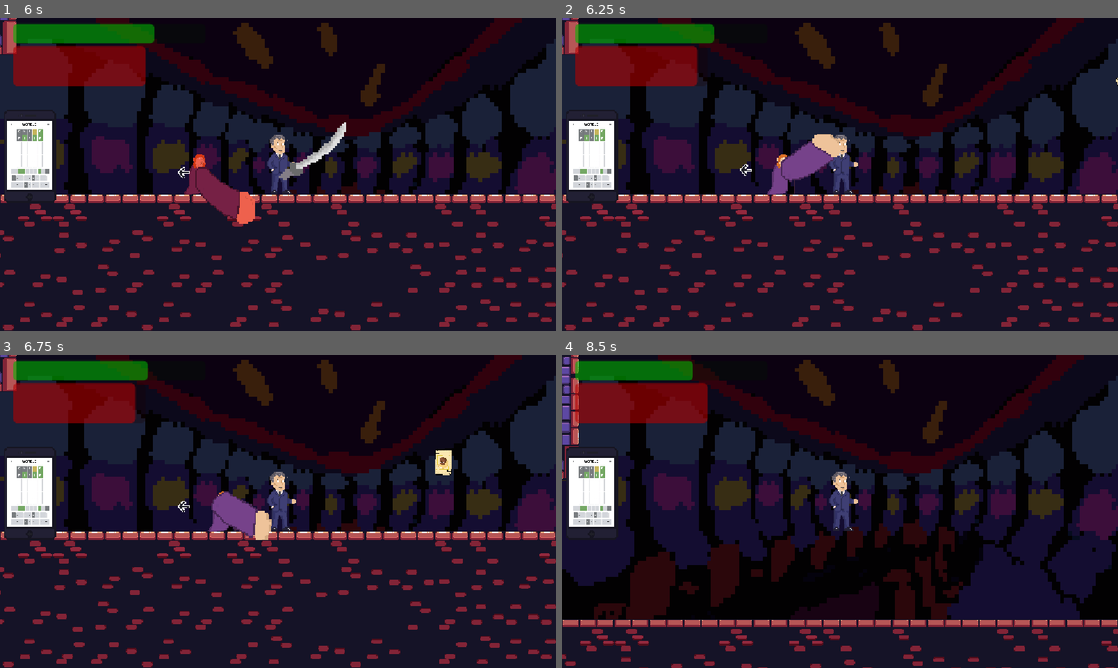
Above: before the commit, frames 1-4 (two rows, left to right).
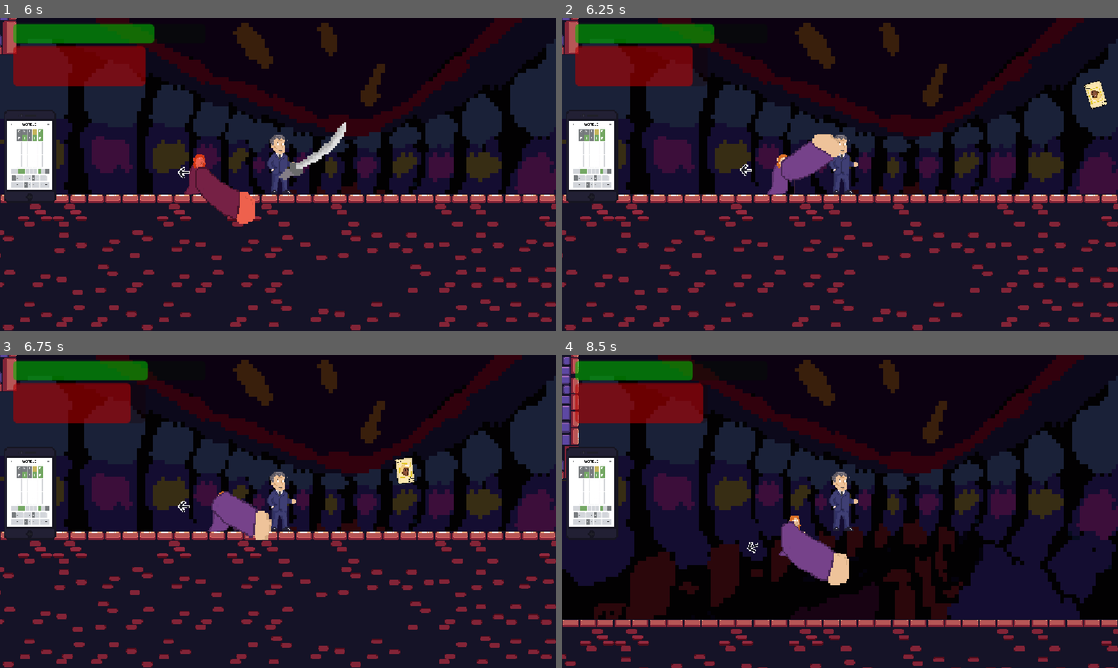
Above: after the commit, the same moments.

Repository: McGengar/CookieJam2025
Game: Godot game, scene res://Scenes/main_menu.tscn
The game is run twice, just before and just after one commit, with the same random seed, the same clock (stepped at 60 frames per second) and the same inputs. The project has no main scene, so this scene is started directly.
Inputs (mouse positions are in pixels of both pictures, inside the frame that each line leads up to):
- Up to frame 1 (6 s): click "START" at 0.5 s; tap Enter (ui_accept) at 1.25 s; move the mouse to (27, 155) at 1.27 s; tap Space (jump) at 1.35, 1.52, 1.82, 2.27, 2.3, 2.57, 3.05, 3.6, 3.77, 4.07, 4.52, 4.55, 4.82, 5.27, 5.3, 5.57, 5.85 s; click (27, 155) at 1.42 s; move the mouse to (166, 190) at 2.02 s; tap 2 (deubg_2) at 2.1, 4.35 s; click (166, 190) at 2.17 s; move the mouse to (333, 105) at 2.77 s; click (333, 105) at 2.85 s; move the mouse to (250, 237) at 3.52 s; click (250, 237) at 3.67 s; move the mouse to (444, 221) at 4.27 s; click (444, 221) at 4.42 s; move the mouse to (111, 127) at 5.02 s; click (111, 127) at 5.1 s; move the mouse to (305, 174) at 5.77 s; click (305, 174) at 5.92 s
- Up to frame 2 (6.25 s): no input
- Up to frame 3 (6.75 s): move the mouse to (194, 433) at 6.52 s; tap 2 (deubg_2) at 6.6 s; click (194, 433) at 6.67 s
- Up to frame 4 (8.5 s): tap Space (jump) at 6.77, 6.8, 7.07, 7.52, 7.55, 7.82, 8.1, 8.27 s; move the mouse to (962, 495) at 7.27 s; click (962, 495) at 7.35 s; move the mouse to (728, 527) at 8.02 s; click (728, 527) at 8.17 s

Frame 1 is identical in both runs. In frame 2, 0.4% of the frame differs, in the area x 23-100%, y 8-30%; in frame 3, 0.6%; in frame 4, 1.6%, in the area x 24-52%, y 8-74%.

Commit message:
enemy level scaling

Diff:
--- a/cookie-jam-2025/Scripts/Enemies/EnemyBlackjack.gd
+++ b/cookie-jam-2025/Scripts/Enemies/EnemyBlackjack.gd
@@ -1,9 +1,9 @@
 extends CharacterBody2D
 
-@export var max_speed = 350.0
+@export var max_speed = 350.0+20*Player_globals.level_counter
 @export var acceleration = 250.0
 @export var hp = 8
-var damage = 35
+var damage = 35+5*Player_globals.level_counter
 
 # --- NOWE ZMIENNE ---
 @export var spin_trigger_distance = 250.0 # Jak blisko musi być, żeby zaczął wirować
--- a/cookie-jam-2025/Scripts/Enemies/EnemyDziad.gd
+++ b/cookie-jam-2025/Scripts/Enemies/EnemyDziad.gd
@@ -1,11 +1,11 @@
 extends CharacterBody2D
 
-@export var speed = 170.0
-@export var jump_force = -450.0
-@export var gravity = 980.0
-@export var attack_range = 30.0
-@export var damage = 30
-var hp = 15;
+var speed = 170.0
+var jump_force = -450.0
+var gravity = 980.0
+var attack_range = 30.0
+var damage = 20+3*Player_globals.level_counter
+var hp = 15+5*Player_globals.level_counter;
 @onready var sprite: AnimatedSprite2D = $AnimatedSprite2D
 @onready var dziadsword: Node2D = $dziadsword
 @onready var sword_hitbox: Area2D = $dziadsword/swordsprite/SwordHitbox
--- a/cookie-jam-2025/Scripts/Enemies/EnemyRybuszcz.gd
+++ b/cookie-jam-2025/Scripts/Enemies/EnemyRybuszcz.gd
@@ -2,7 +2,7 @@
 
 const SPEED = 100.0
 const GRAVITY = 980.0
-var hp = 20
+var hp = 20 +5*Player_globals.level_counter
 
 @export var projectile_scene: PackedScene
 
--- a/cookie-jam-2025/Scripts/Enemies/chip_bullet.gd
+++ b/cookie-jam-2025/Scripts/Enemies/chip_bullet.gd
@@ -2,7 +2,7 @@
 @onready var sprite_2d: Sprite2D = $Sprite2D
 
 @export var speed: float = 450.0  # Wolna prędkość
-@export var damage: int = 10
+@export var damage: int = 10+5*Player_globals.level_counter
 @export var lifetime: float = 5.0
 var rng = RandomNumberGenerator.new()
 func _ready():
@@ -22,7 +22,7 @@
 
 func _on_area_2d_body_entered(body: Node2D) -> void:
 	if body.is_in_group("player"):
-		body.take_dmg(10)
+		body.take_dmg(damage)
 		print("Trafiono gracza chipem!")
 		queue_free()
 	elif body.name != "EnemyFortuneWheel":
--- a/cookie-jam-2025/Scripts/Enemies/enemy_hag.gd
+++ b/cookie-jam-2025/Scripts/Enemies/enemy_hag.gd
@@ -4,8 +4,8 @@
 @export var jump_force = -450.0
 @export var gravity = 980.0
 @export var attack_range = 80.0
-@export var damage = 20
-var hp = 15;
+@export var damage = 25+3*Player_globals.level_counter
+var hp = 25+5*Player_globals.level_counter;
 
 var player = null
 @onready var sword_hitbox = $SwordHitbox
--- a/cookie-jam-2025/Scripts/Enemies/enemy_mountain.gd
+++ b/cookie-jam-2025/Scripts/Enemies/enemy_mountain.gd
@@ -2,7 +2,7 @@
 
 const SPEED = 100.0
 const GRAVITY = 980.0
-var hp = 30
+var hp = 30+10*Player_globals.level_counter
 @onready var sprite_2d: Sprite2D = $Sprite2D
 
 @export var bullet_scene: PackedScene
